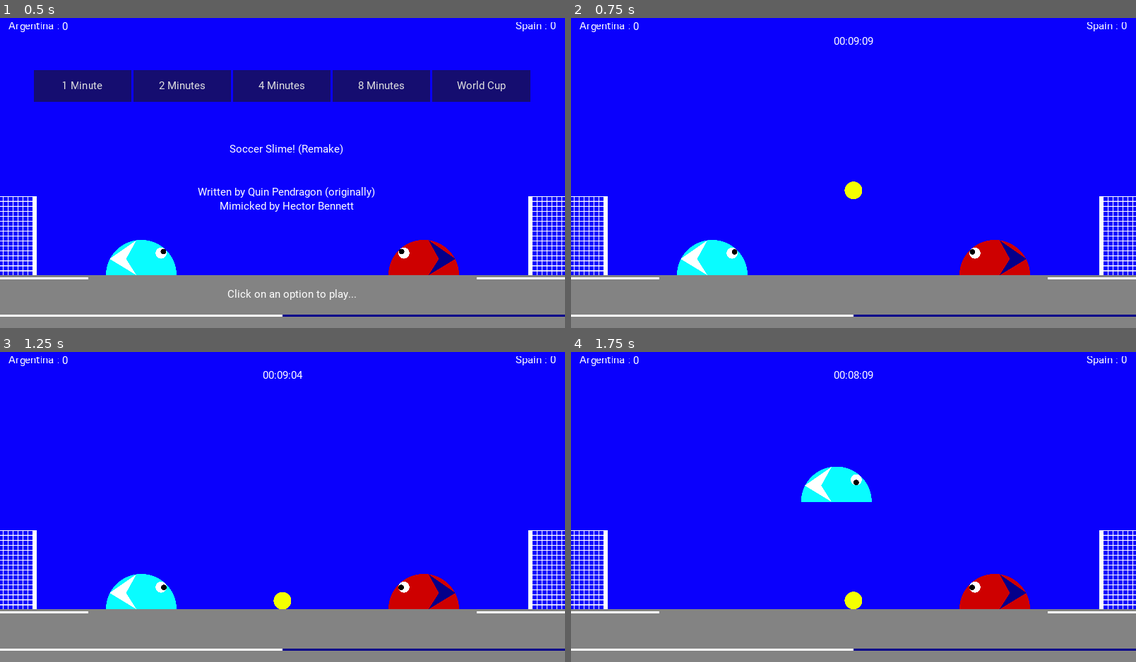
Above: before the commit, frames 1-4 (two rows, left to right).
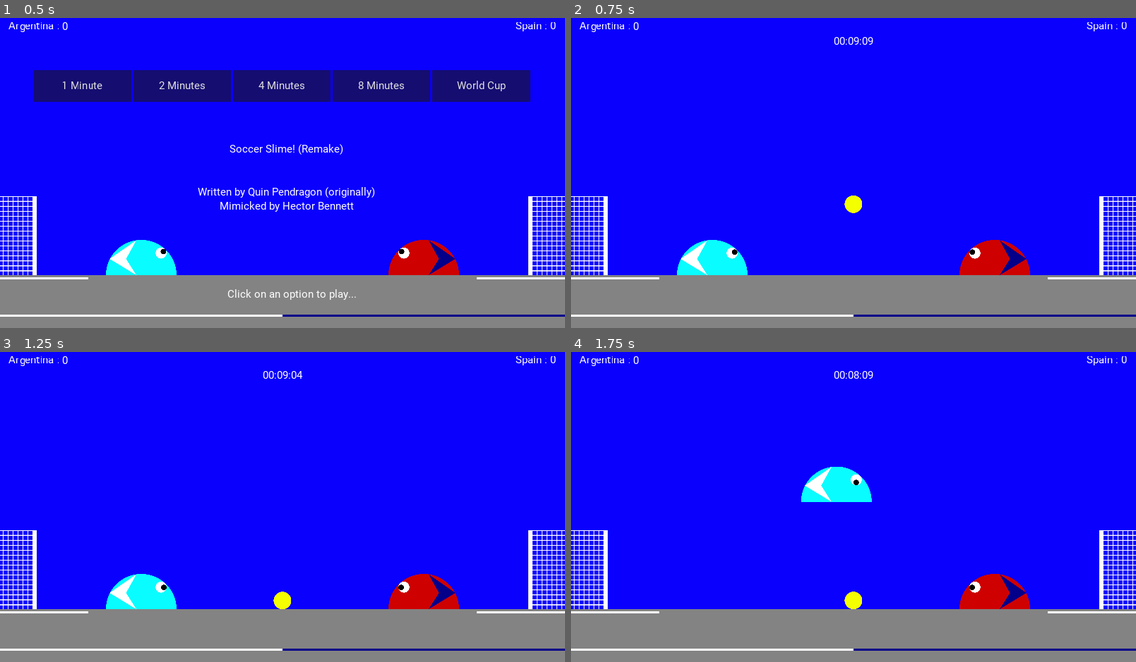
Above: after the commit, the same moments.

Repository: hectorbennett/slime-soccer
Game: Godot game, scene res://src/Main/Game.tscn
Same seed, same stepped clock (60 frames per second), same inputs: the game is played once before the commit and once after it.
Inputs:
- Up to frame 1 (0.5 s): no input
- Up to frame 2 (0.75 s): click "1 Minute" at 0.5 s
- Up to frame 3 (1.25 s): no input
- Up to frame 4 (1.75 s): tap Enter at 1.25 s; hold D (ui_right) from 1.28 s (still down); tap W (ui_up) at 1.52 s

Frame 1 is identical in both runs. In frame 2, 0.3% of the frame differs, in the area x 27-73%, y 52-78%; in frame 3, less than 0.1%; in frame 4, less than 0.1%.

Commit message:
fix errors that occur when resetting

Diff:
--- a/src/Ball/Ball.gd
+++ b/src/Ball/Ball.gd
@@ -9,19 +9,22 @@
 
 func _integrate_forces(state: Physics2DDirectBodyState) -> void:
 	if resetState:
+
 		set_mode(RigidBody2D.MODE_STATIC)
 		state.transform = Transform2D(0.0, initialPosition)
 		state.linear_velocity = Vector2(0,0)
 		state.angular_velocity = 0
 		resetState = false
-		set_mode(RigidBody2D.MODE_RIGID)
 
 func reset() -> void:
 	resetState = true
+	set_mode(RigidBody2D.MODE_RIGID)
+
+
 
 func _on_Game_game_started() -> void:
 	show()
-	set_mode(RigidBody2D.MODE_RIGID)
+	reset()
 
 func _on_Gui_message_completed() -> void:
 	reset()
--- a/src/Goal/Goal.gd
+++ b/src/Goal/Goal.gd
@@ -10,17 +10,19 @@
 onready var GOAL_HANGING_TIMER: Timer = $GoalHangingTimer
 
 func _ready() -> void:
-	# GOAL_HANGING_PB.add_stylebox_override('fg', PB_STYLEBOX)
 	SLIME.set_team(SLIME.current_team_index)
 
 func _process(delta):
-	if not $GoalHangingTimer.is_stopped():
-		var value = $GoalHangingTimer.time_left * 100 / $GoalHangingTimer.wait_time
-		emit_signal("goal_hanging_value_changed", floor(value))
+	if get_tree().paused or $GoalHangingTimer.is_stopped():
+		return
+
+	var value = $GoalHangingTimer.time_left * 100 / $GoalHangingTimer.wait_time
+	emit_signal("goal_hanging_value_changed", floor(value))
 
 func _on_Net_body_entered(body: Node) -> void:
 	if body == $"../Ball":
 		emit_signal("scored")
+		$GoalHangingTimer.stop()
 
 func _on_GoalHangingArea_body_entered(body: Node) -> void:
 	if body == SLIME:
@@ -33,8 +35,3 @@
 
 func _on_GoalHangingTimer_timeout() -> void:
 	emit_signal("goal_hanged")
-
-func set_colour(colour: Color) -> void:
-	pass
-	# if PB_STYLEBOX:
-	# 	PB_STYLEBOX.bg_color = colour
--- a/src/Main/Game.tscn
+++ b/src/Main/Game.tscn
@@ -114,6 +114,7 @@
 
 [connection signal="game_ended" from="." to="Gui" method="_on_Game_game_ended"]
 [connection signal="game_paused" from="." to="Gui" method="_on_Game_game_paused"]
+[connection signal="game_started" from="." to="SlimeLeft" method="_on_Game_game_started"]
 [connection signal="game_started" from="." to="Ball" method="_on_Game_game_started"]
 [connection signal="game_started" from="." to="Gui" method="_on_Game_game_started"]
 [connection signal="game_unpaused" from="." to="Gui" method="_on_Game_game_unpaused"]
@@ -134,4 +135,5 @@
 [connection signal="message_completed" from="Gui" to="SlimeLeft" method="_on_Gui_message_completed"]
 [connection signal="message_completed" from="Gui" to="SlimeRight" method="_on_Gui_message_completed"]
 [connection signal="message_completed" from="Gui" to="Ball" method="_on_Gui_message_completed"]
+[connection signal="message_completed" from="Gui" to="GoalLeft" method="_on_Gui_message_completed"]
 [connection signal="start_game" from="Gui" to="." method="_on_Gui_start_game"]
--- a/src/Slime/Slime.gd
+++ b/src/Slime/Slime.gd
@@ -90,7 +90,13 @@
 	if smile:
 		smile.hide()
 
-func _on_Gui_message_completed() -> void:
+func reset() -> void:
 	set_position(INITIAL_POSITION)
 	motion.x = 0
 	motion.y = 0
+
+func _on_Gui_message_completed() -> void:
+	reset()
+
+func _on_Game_game_started() -> void:
+	reset()
